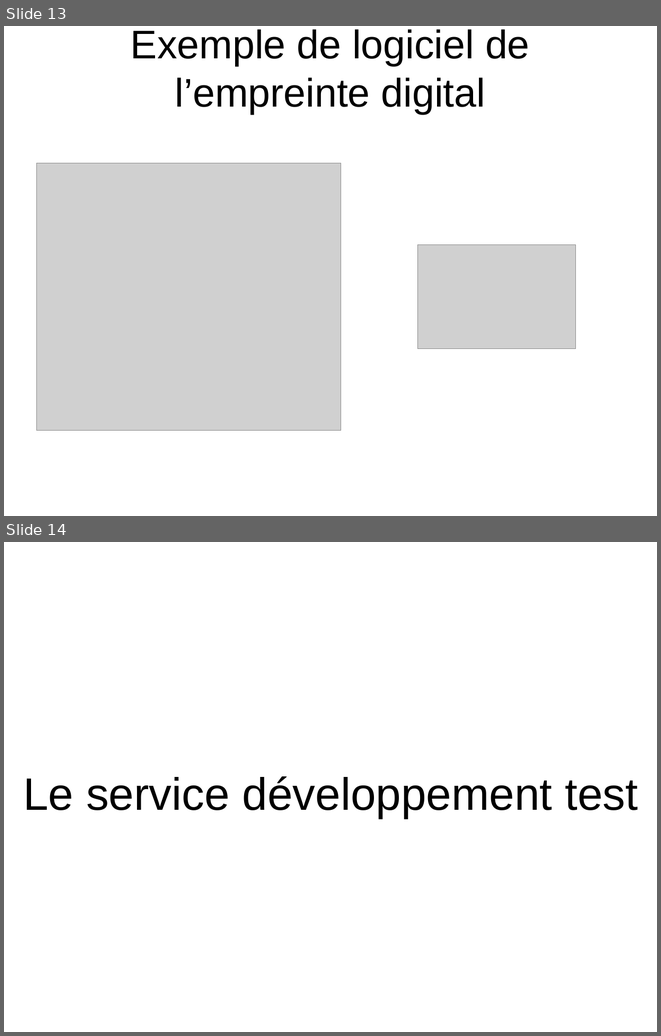
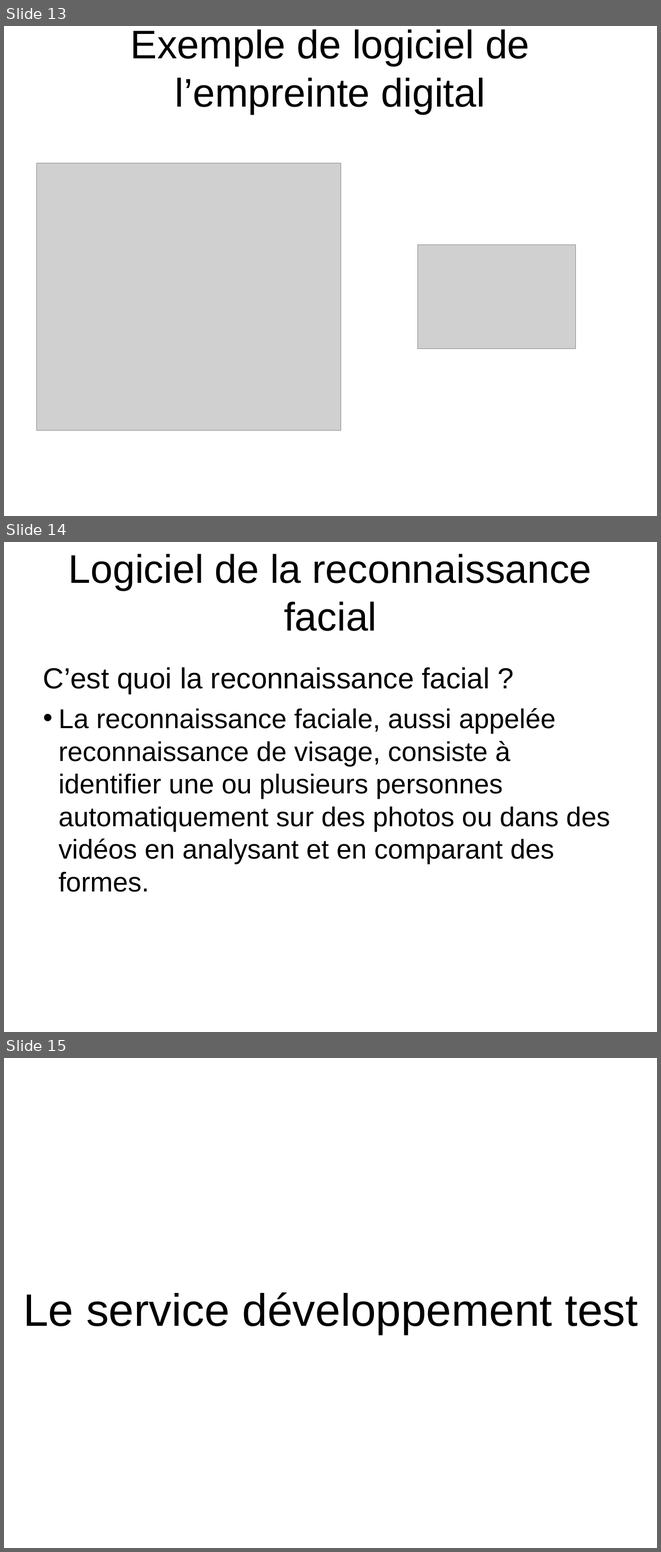
Before and after one commit to HabibAroua/Criminel_dep, a slide deck: documentation/presentation/P1/2734.ppt. Shown one above the other, each under a label of ours: slides 13 and 14 before the commit, slides 13, 14 and 15 after it. The pictures are 661x1036 and 661x1552 pixels, drawn with LibreOffice and Linux fonts; fonts in the diff are those of the drawing; grey boxes stand for pictures; background and template pictures are left out. Boxes give left, top, right and bottom in pixels: in the first picture for what was removed or moved away, otherwise in the second. Text is boxed around its words. In the diff, an @@ line names an element or a change of style, - is before the commit and + after.

```diff
--- a/documentation/presentation/P1/2734.ppt
+++ b/documentation/presentation/P1/2734.ppt
@@ slide 14 added at box(4, 542, 657, 1032), background picture (left out) @@
@@ title added at box(69, 554, 592, 631), 44 pt, text #000000 @@
+Logiciel de la reconnaissance facial
@@ text added at box(43, 667, 610, 892), 30 pt, text #000000 @@
+C’est quoi la reconnaissance facial ?
+• La reconnaissance faciale, aussi appelée reconnaissance de visage, consiste à identifier une ou plusieurs personnes automatiquement sur des photos ou dans des vidéos en analysant et en comparant des formes.
@@ what was slide 14 is now slide 15 @@
```
